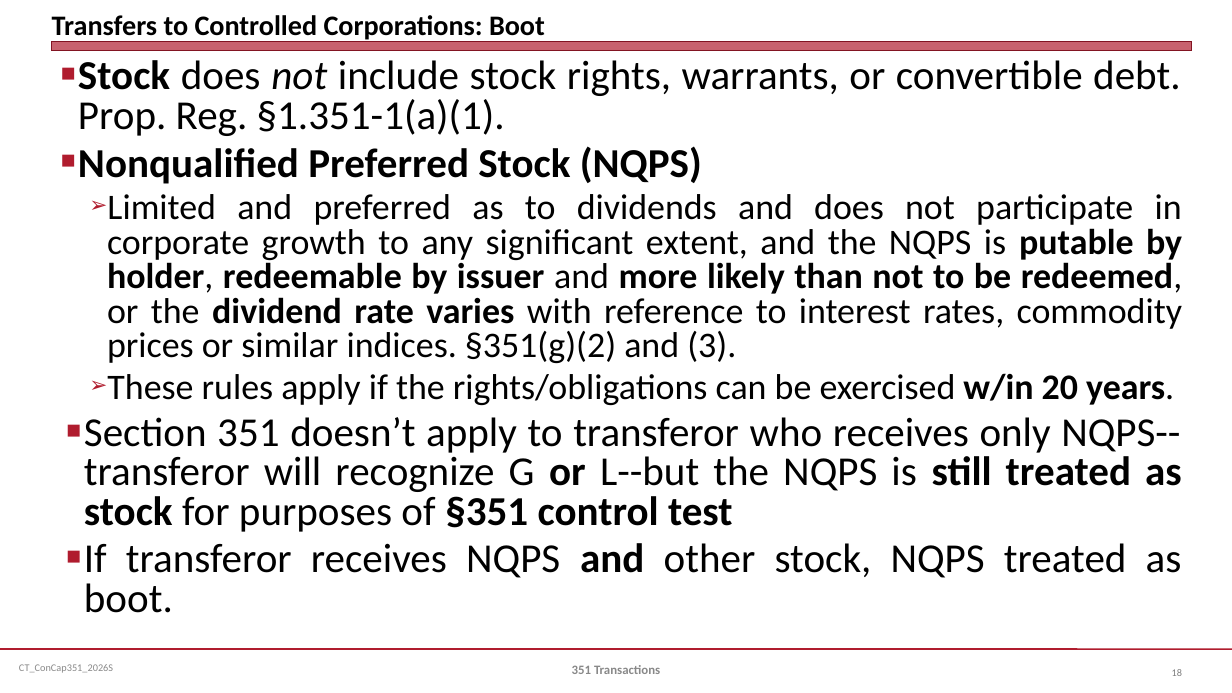
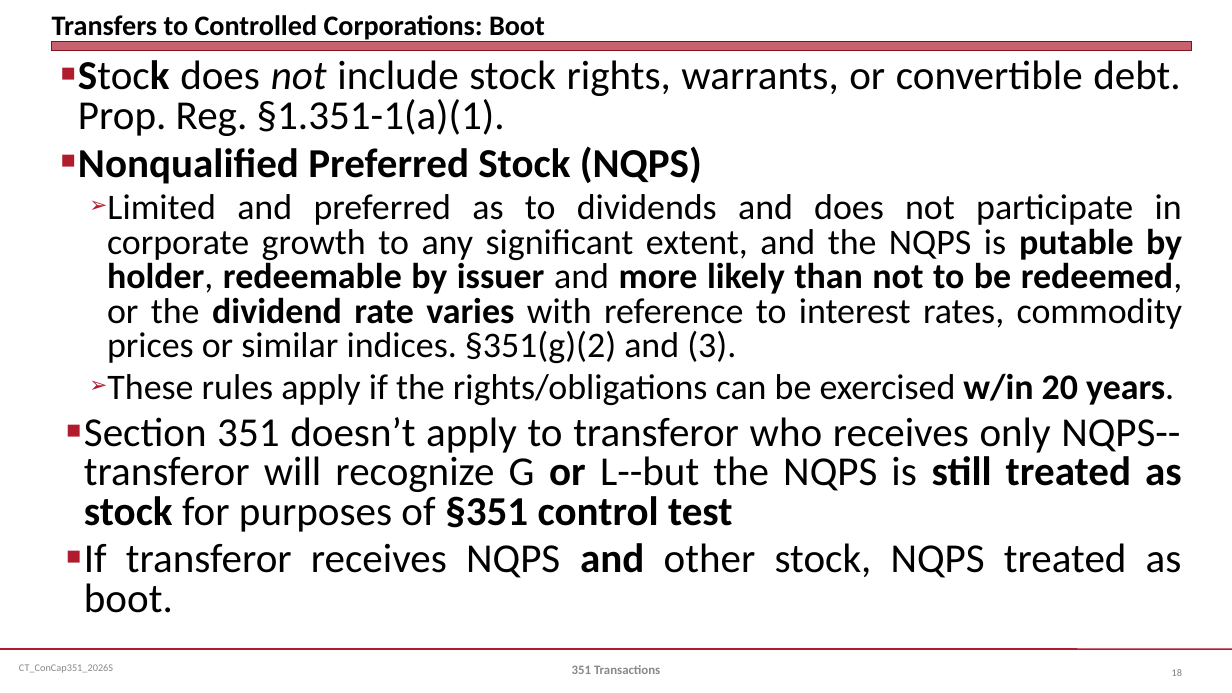
Before and after one commit to jmc877/Corporate-Tax, a slide deck: slide 18 of slides/CT_ConCap351_2026S.pptx. Drawn at 1232x693 pixels with LibreOffice and Linux fonts; fonts in the diff are those of the drawing. Boxes give left, top, right and bottom in pixels: in the first picture for what was removed or moved away, otherwise in the second. Text is boxed around its words. In the diff, an @@ line names an element or a change of style, - is before the commit and + after.

```diff
--- a/slides/CT_ConCap351_2026S.pptx
+++ b/slides/CT_ConCap351_2026S.pptx
@@ text at [78, 60, 1181, 136]: bold off in "Stock" @@
```
Also in this commit, not shown: 8 other slides changed, 3 other files.
